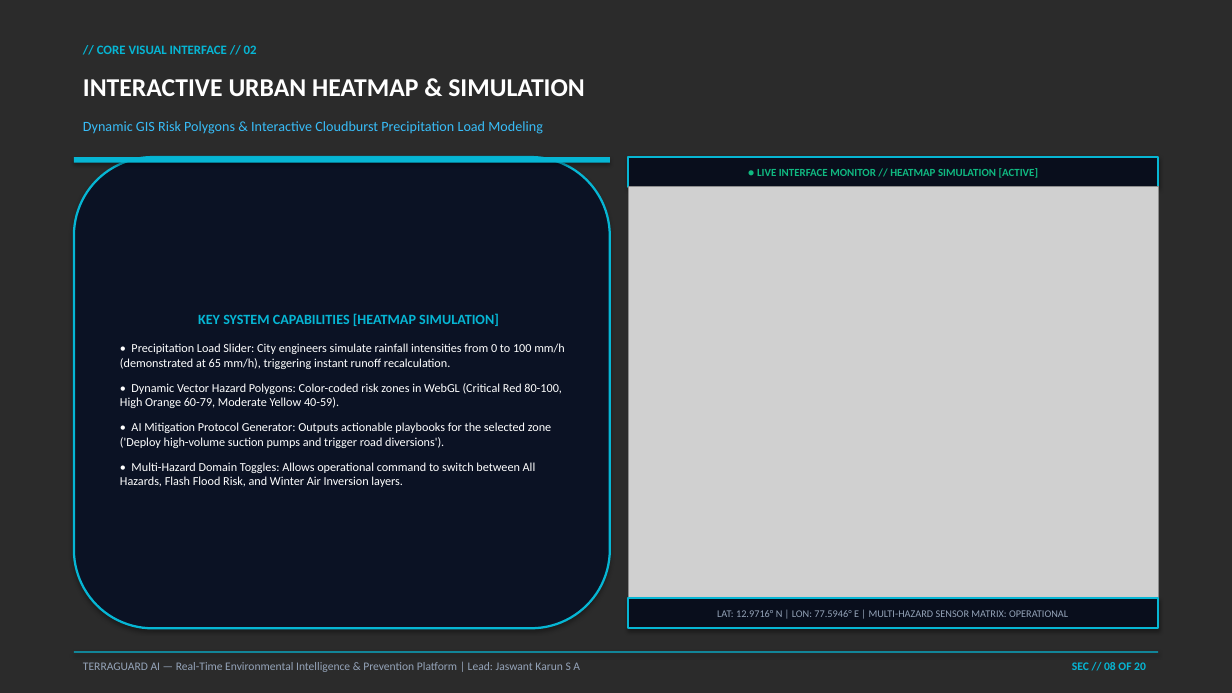
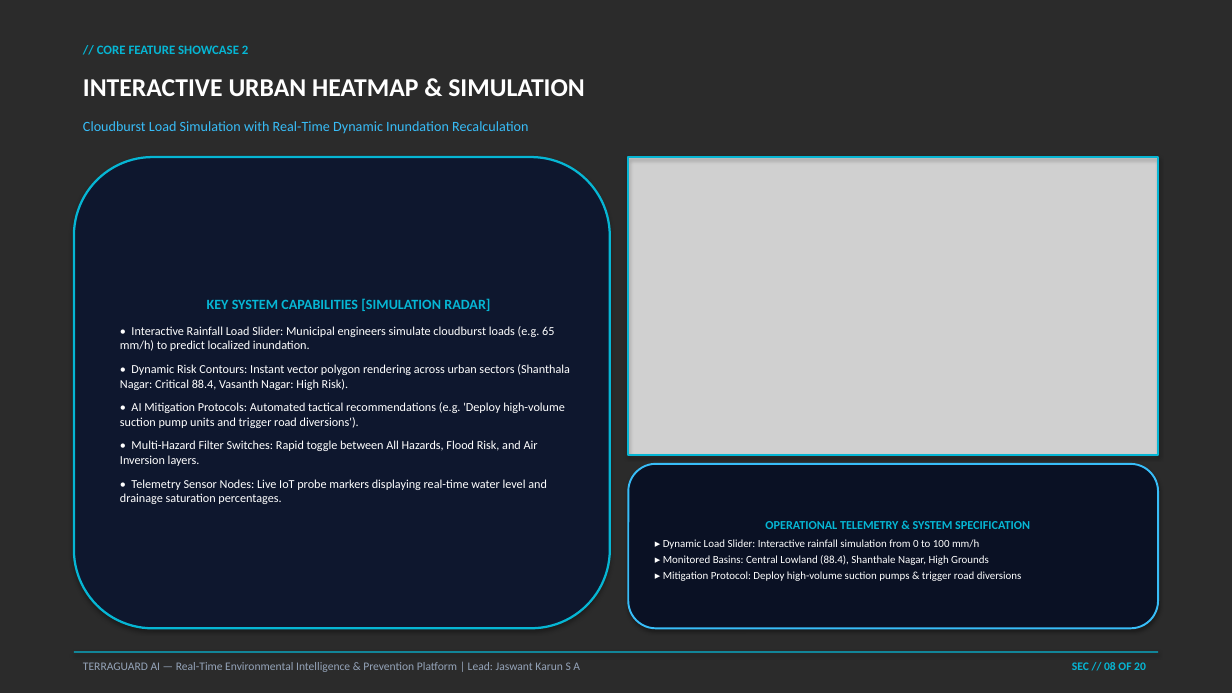
Before and after one commit to Jaswant-Karun/TerraGuard-AI, a slide deck: slide 8 of INFINEX_2K26_TerraGuard_AI_Presentation.pptx. Drawn at 1232x693 pixels with LibreOffice and Linux fonts; fonts in the diff are those of the drawing; grey boxes stand for pictures; background and template pictures are left out; a plain dark background stands for a picture behind light text. Boxes give left, top, right and bottom in pixels: in the first picture for what was removed or moved away, otherwise in the second. Text is boxed around its words. In the diff, an @@ line names an element or a change of style, - is before the commit and + after.

```diff
--- a/INFINEX_2K26_TerraGuard_AI_Presentation.pptx
+++ b/INFINEX_2K26_TerraGuard_AI_Presentation.pptx
@@ text at (97,45,248,54): text changed @@
-// CORE VISUAL INTERFACE // 02
+// CORE FEATURE SHOWCASE 2
@@ text at (83,121,528,133): text changed @@
-Dynamic GIS Risk Polygons & Interactive Cloudburst Precipitation Load Modeling
+Cloudburst Load Simulation with Real-Time Dynamic Inundation Recalculation
@@ rounded rectangle "KEY SYSTEM CAPABILITIES [SIMULATION RADAR]" at (74,157,610,628): fill #0B1224 to #0E172E @@
@@ rectangle removed at (74,157,610,163) @@
@@ picture: place and size @@
-picture at (628,187,1158,598)
+picture at (628,157,1158,455)
@@ rectangle removed at (628,157,1158,187) @@
-● LIVE INTERFACE MONITOR // HEATMAP SIMULATION [ACTIVE]
@@ rectangle added at (628,157,1158,455), outline #06B6D4 1.5 pt @@
@@ text in rounded rectangle at (120,298,570,504): text changed @@
-KEY SYSTEM CAPABILITIES [HEATMAP SIMULATION]
-• Precipitation Load Slider: City engineers simulate rainfall intensities from 0 to 100 mm/h (demonstrated at 65 mm/h), triggering instant runoff recalculation.
-• Dynamic Vector Hazard Polygons: Color-coded risk zones in WebGL (Critical Red 80-100, High Orange 60-79, Moderate Yellow 40-59).
-• AI Mitigation Protocol Generator: Outputs actionable playbooks for the selected zone ('Deploy high-volume suction pumps and trigger road diversions').
-• Multi-Hazard Domain Toggles: Allows operational command to switch between All Hazards, Flash Flood Risk, and Winter Air Inversion layers.
+KEY SYSTEM CAPABILITIES [SIMULATION RADAR]
+• Interactive Rainfall Load Slider: Municipal engineers simulate cloudburst loads (e.g. 65 mm/h) to predict localized inundation.
+• Dynamic Risk Contours: Instant vector polygon rendering across urban sectors (Shanthala Nagar: Critical 88.4, Vasanth Nagar: High Risk).
+• AI Mitigation Protocols: Automated tactical recommendations (e.g. 'Deploy high-volume suction pump units and trigger road diversions').
+• Multi-Hazard Filter Switches: Rapid toggle between All Hazards, Flood Risk, and Air Inversion layers.
+• Telemetry Sensor Nodes: Live IoT probe markers displaying real-time water level and drainage saturation percentages.
@@ rounded rectangle added at (628,464,1158,628), fill #0A1124, outline #38BDF8 1.5 pt, 8.5 pt, text #FFFFFF @@
+OPERATIONAL TELEMETRY & SYSTEM SPECIFICATION
+▸ Dynamic Load Slider: Interactive rainfall simulation from 0 to 100 mm/h
+▸ Monitored Basins: Central Lowland (88.4), Shanthale Nagar, High Grounds
+▸ Mitigation Protocol: Deploy high-volume suction pumps & trigger road diversions
@@ rectangle removed at (628,598,1158,628) @@
-LAT: 12.9716° N | LON: 77.5946° E | MULTI-HAZARD SENSOR MATRIX: OPERATIONAL
```
Also in this commit, not shown: 10 other slides changed, 9 slides added, 9 slides removed, 2 other files.
